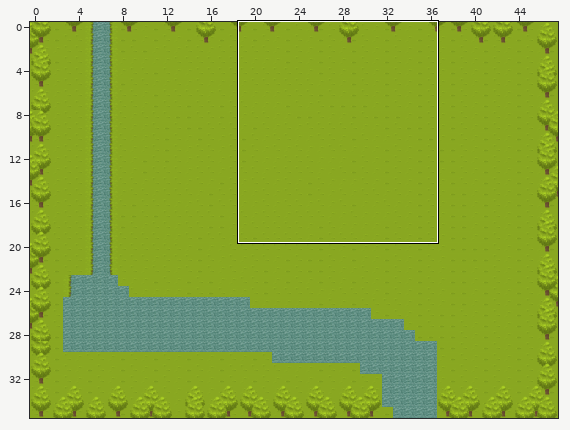
One commit to this Tiled map (JSON): public/src/levels/village.json. Above: a wide view before the commit, with the close-up outlined.
Close-up. First the earlier version:
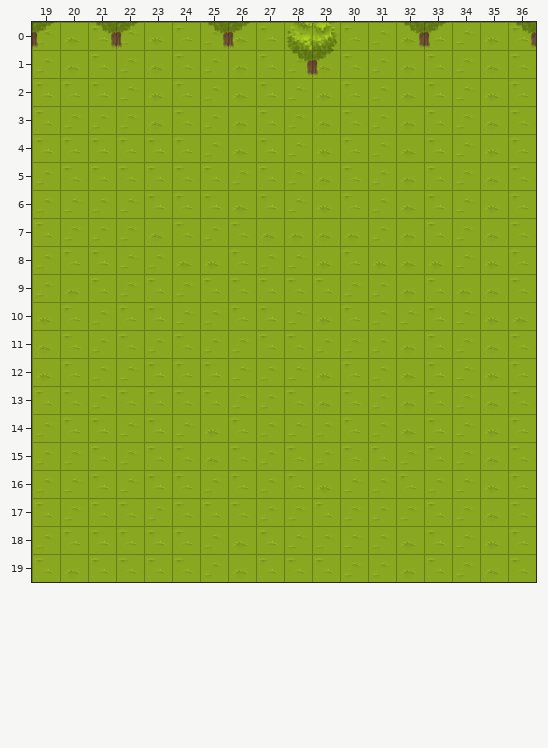
Cells are 50x50 px. Shown: x 19..36, y 0..19. The commit also changed other parts of the map, which this record leaves out. Tiles whose own drawing changed are shown in their newer look in all pictures.
The result:
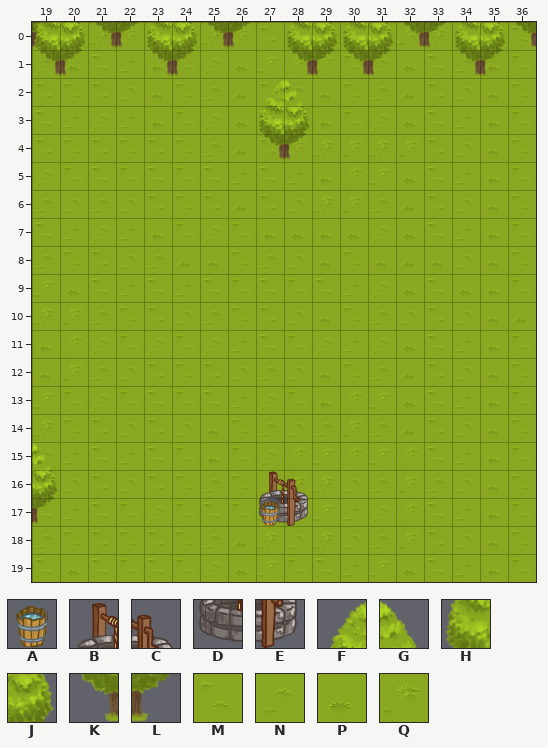
Key: from "objects": A 0, B 1, C 2, D 9, E 10; from "objetos2": F 14, G 15, H 22, J 23, K 30, L 31; from "tiles sheet": M 8, N 9, P 10; from "village": Q 7.
_ is an empty cell.
Tiles of an added or newly shown layer are drawn over the layers below it.
Changes in this commit:
Layer "Back":
y 0: x 19..20 NP -> QQ; x 23..24 PM -> QQ; x 30..31 MN -> QQ
y 4: x 28 N -> Q
y 16: x 28 M -> Q
y 17: x 27 N -> Q
Layer "objects":
y 2: x 27..28 __ -> FG
y 3: x 27..28 __ -> HJ
y 4: x 27..28 __ -> KL
y 15: x 19 _ -> G
y 16: x 19 _ -> J; x 27..28 __ -> BC
y 17: x 19 _ -> L; x 27..28 __ -> DE
Layer "Top2":
y 0: x 34..35 __ -> HJ
y 1: x 34..35 __ -> KL
Layer "Top3" (added):
y 0: x 19..20 __ -> HJ; x 23..24 __ -> HJ; x 30..31 __ -> HJ
y 1: x 19..20 __ -> KL; x 23..24 __ -> KL; x 30..31 __ -> KL
Layer "objects2" (added):
y 17: x 27 _ -> A
